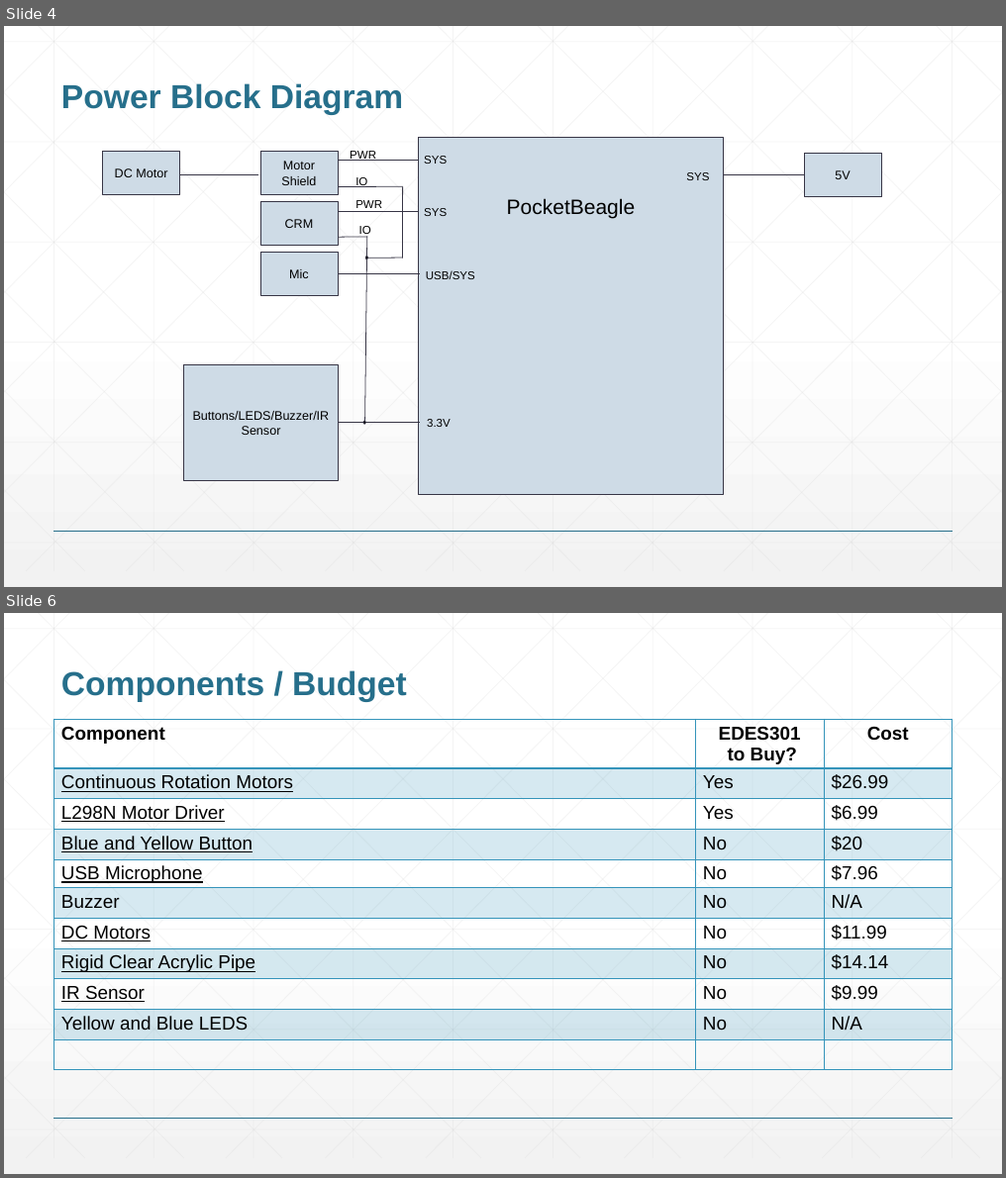
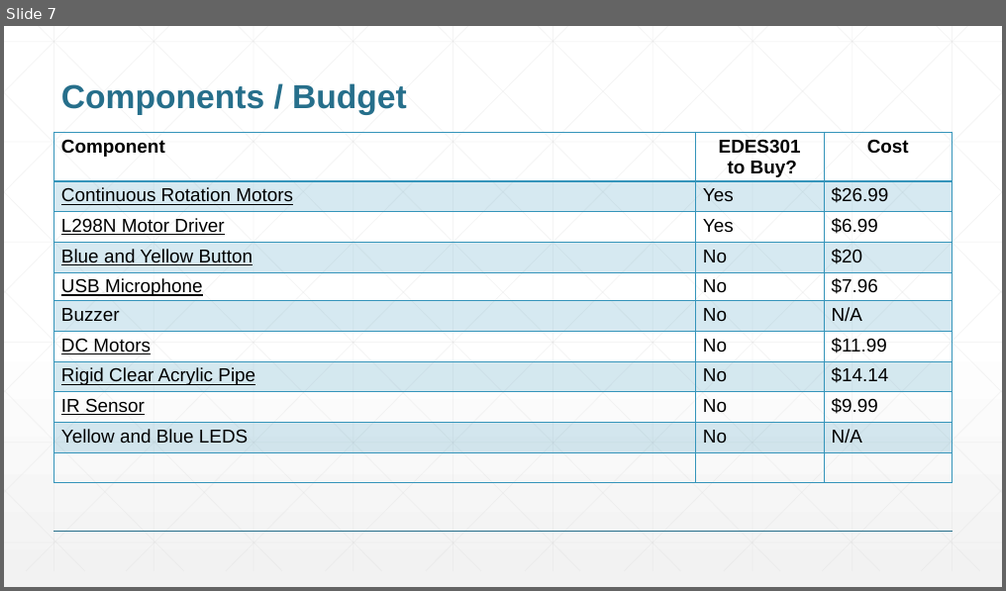
Before and after one commit to BrianoAden/Dog-Treat-Launcher, a slide deck: project_01/docs/Briano_EDES301_project_01_proposal.pptx. Shown one above the other, each under a label of ours: slides 4 and 6 before the commit, slide 7 after it; the slides between them are not shown. The pictures are 1006x1178 and 1006x591 pixels, drawn with LibreOffice and Linux fonts; fonts in the diff are those of the drawing. Boxes give left, top, right and bottom in pixels: in the first picture for what was removed or moved away, otherwise in the second. Text is boxed around its words. In the diff, an @@ line names an element or a change of style, - is before the commit and + after.

```diff
--- a/project_01/docs/Briano_EDES301_project_01_proposal.pptx
+++ b/project_01/docs/Briano_EDES301_project_01_proposal.pptx
@@ slide 4 removed at [4,26,1002,587], background gradient #FFFFFF to #F2F2F2; not listed: 47 template elements that a slide beside it also shows @@
@@ title removed at [61,83,403,115] @@
-Power Block Diagram
@@ rectangle removed at [418,138,724,494] @@
@@ rectangle removed at [103,151,180,194] @@
-DC Motor
@@ rectangle removed at [260,151,338,194] @@
-Motor Shield
@@ line removed from (419, 161) to (338, 161) @@
@@ text removed at [350,151,376,161] @@
-PWR
@@ text removed at [424,156,447,164] @@
-SYS
@@ text removed at [686,173,709,180] @@
-SYS
@@ rectangle removed at [804,154,881,196] @@
-5V
@@ line removed from (258, 174) to (177, 174) @@
@@ rectangle removed at [260,202,338,246] @@
-CRM
@@ line removed from (339, 187) to (403, 187) @@
@@ text removed at [355,200,382,212] @@
-PWR
@@ text removed at [355,177,367,187] @@
-IO
@@ line removed from (402, 258) to (403, 187) @@
@@ text removed at [507,198,636,218] @@
-PocketBeagle
@@ line removed from (805, 174) to (724, 174) @@
@@ line removed from (419, 212) to (338, 212) @@
@@ text removed at [359,226,371,237] @@
-IO
@@ text removed at [424,208,447,216] @@
-SYS
@@ rectangle removed at [260,252,338,295] @@
-Mic
@@ line removed from (368, 237) to (339, 237) @@
@@ line removed from (364, 423) to (367, 236) @@
@@ ellipse removed at [365,257,368,260] @@
@@ line removed from (367, 258) to (402, 258) @@
@@ line removed from (420, 274) to (338, 274) @@
@@ text removed at [426,271,475,279] @@
-USB/SYS
@@ rectangle removed at [183,366,338,480] @@
-Buttons/LEDS/Buzzer/IR Sensor
@@ line removed from (420, 423) to (338, 423) @@
@@ ellipse removed at [363,421,365,424] @@
@@ text removed at [427,419,450,427] @@
-3.3V
@@ what was slide 6 is now slide 7 @@
```
Also in this commit, not shown: 3 slides changed, 3 slides added, 1 other slide removed, 4 other files.
